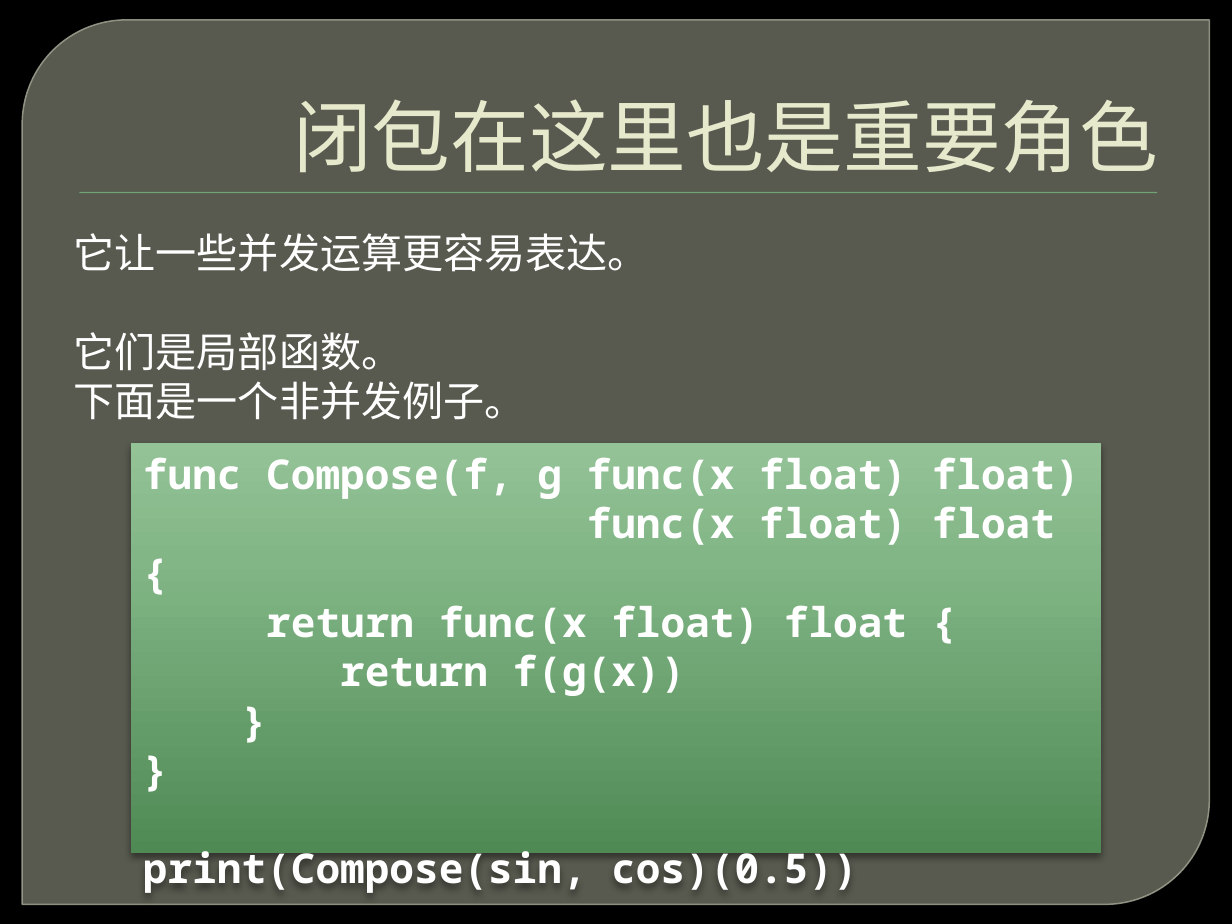
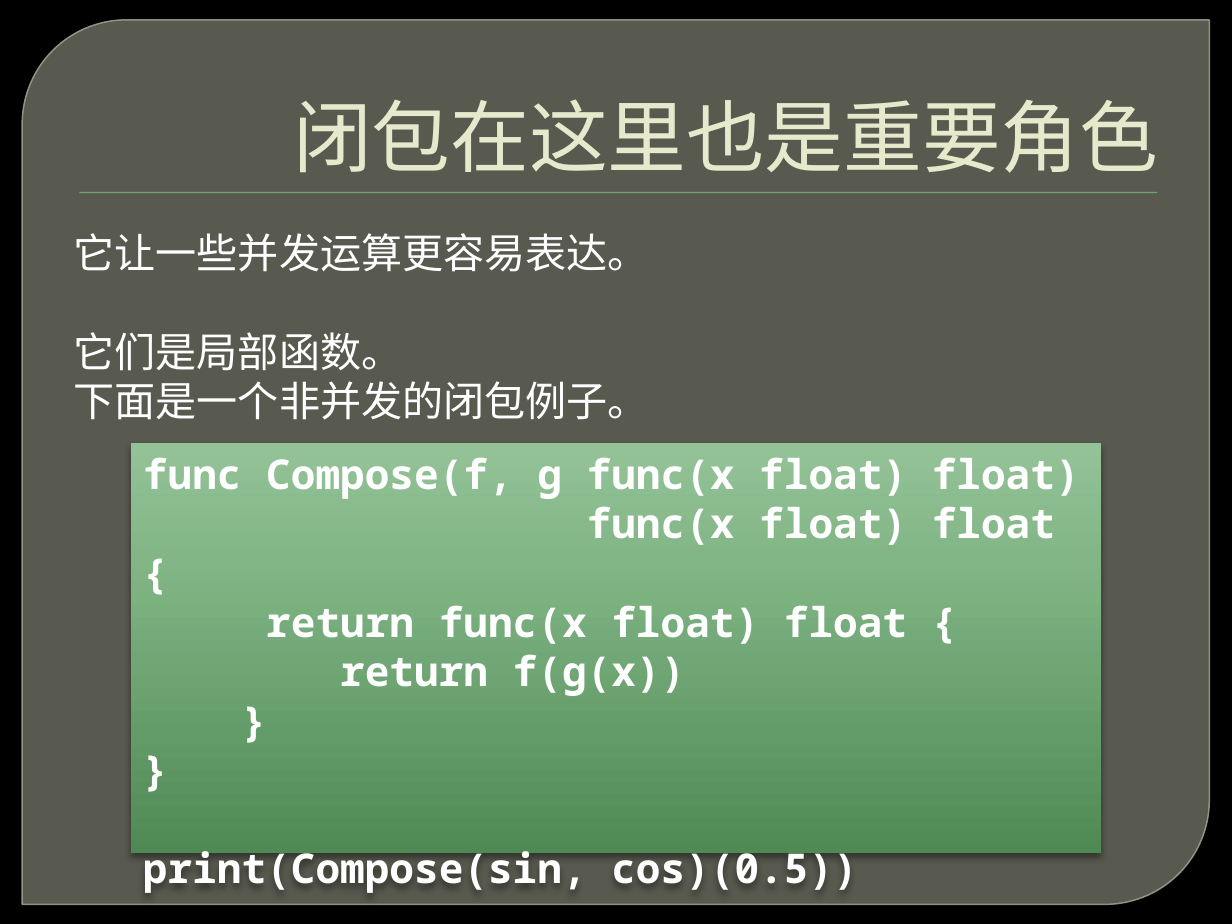
Before and after one commit to ghj1976/lecture, a slide deck: slide 39 of 并发不等于并行/并发不等于并行.pptx. Drawn at 1232x924 pixels with LibreOffice and Linux fonts; fonts in the diff are those of the drawing; background and template pictures are left out. Boxes give left, top, right and bottom in pixels: in the first picture for what was removed or moved away, otherwise in the second. Text is boxed around its words. In the diff, an @@ line names an element or a change of style, - is before the commit and + after.

Commit message:
注释并发ppt内容

```diff
--- a/并发不等于并行/并发不等于并行.pptx
+++ b/并发不等于并行/并发不等于并行.pptx
@@ text at (x1=74, y1=381, x2=649, y2=420): text changed @@
-下面是一个非并发例子。
+下面是一个非并发的闭包例子。
```
Also in this commit, not shown: 10 other slides changed.
